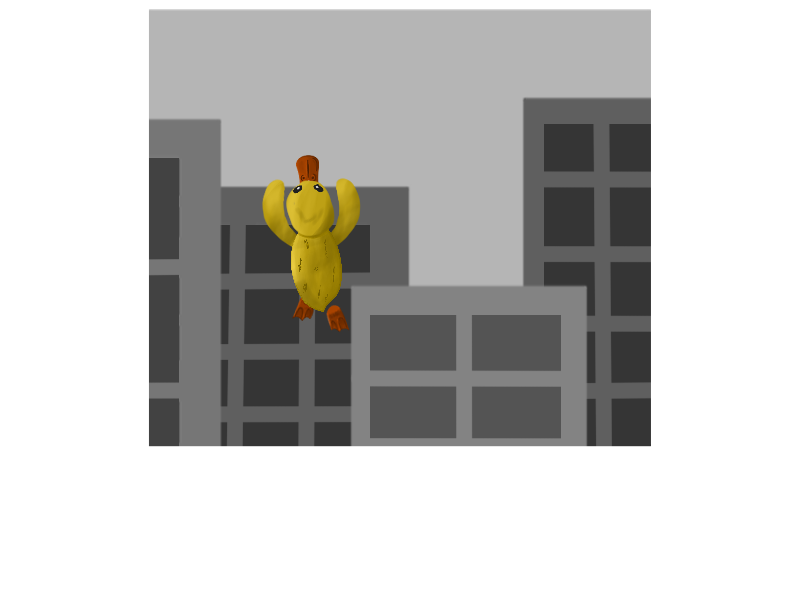
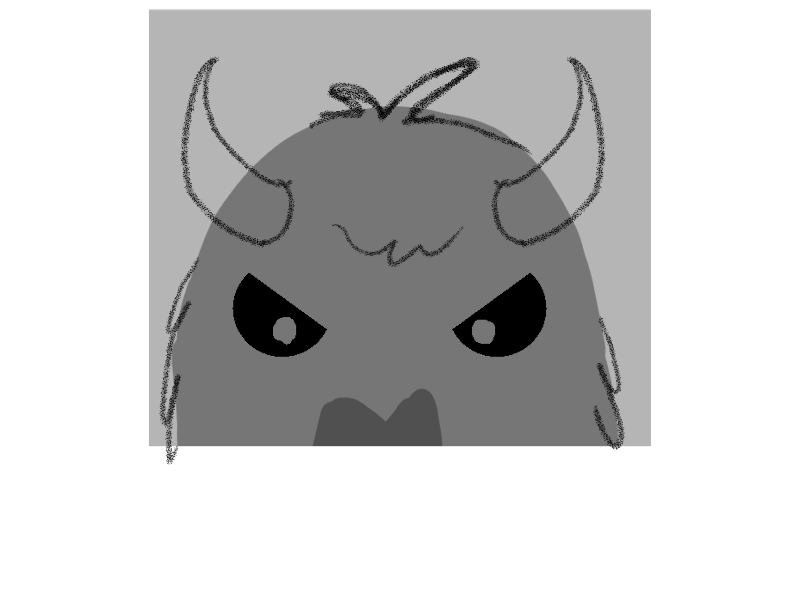
Comparing the layer stacks of the two 800 x 600 images. Changes:
showed group "Fase 4" (6 layers) over [148, 56, 651, 466]
hid group "Fase 3" (34 layers) over [148, 56, 651, 466]
moved "Layer 5" into group "Perdeu", painted on it over [236, 180, 401, 357]
moved "Layer 8" into group "Ganhou" over [282, 171, 347, 254]
renamed "Layer 21 Copy 2" to "Bico", moved it into group "Ganhou" over [296, 155, 319, 187]
moved "Layer 12" into group "Ganhou" over [286, 177, 364, 319]
renamed "Layer 25 Copy" to "Corpo", moved it into group "Ganhou" over [291, 224, 342, 312]
moved "Layer 11 Copy 2" into group "Ganhou" over [256, 172, 308, 272]
renamed "Layer 9 Copy" to "BracoE", moved it into group "Ganhou" over [261, 178, 302, 250]
moved "Layer 11" into group "Ganhou" over [318, 172, 370, 262]
renamed "Layer 23 Copy" to "PeE", moved it into group "Ganhou" over [292, 292, 317, 321]
removed layer "Layer 6 Copy 4" from group "Fase 3" over [350, 282, 590, 447]
moved "Layer 6 Copy 3" above "Ceu Copy", painted on it over [148, 95, 651, 466]
renamed "Layer 6" to "Layer 6 Copy 9", hid it, painted on it over [148, 117, 224, 466]
removed layer "Layer 6 Copy 5" from group "Fase 3" over [148, 183, 460, 466]
hid "Foto não revelada Copy 3" over [148, 56, 651, 447]
hid "Layer 9", moved it into group "Fase 1", painted on it over [148, 56, 651, 447]
removed layer "Layer 22 Copy" from group "Fase 3" over [324, 303, 350, 333]
